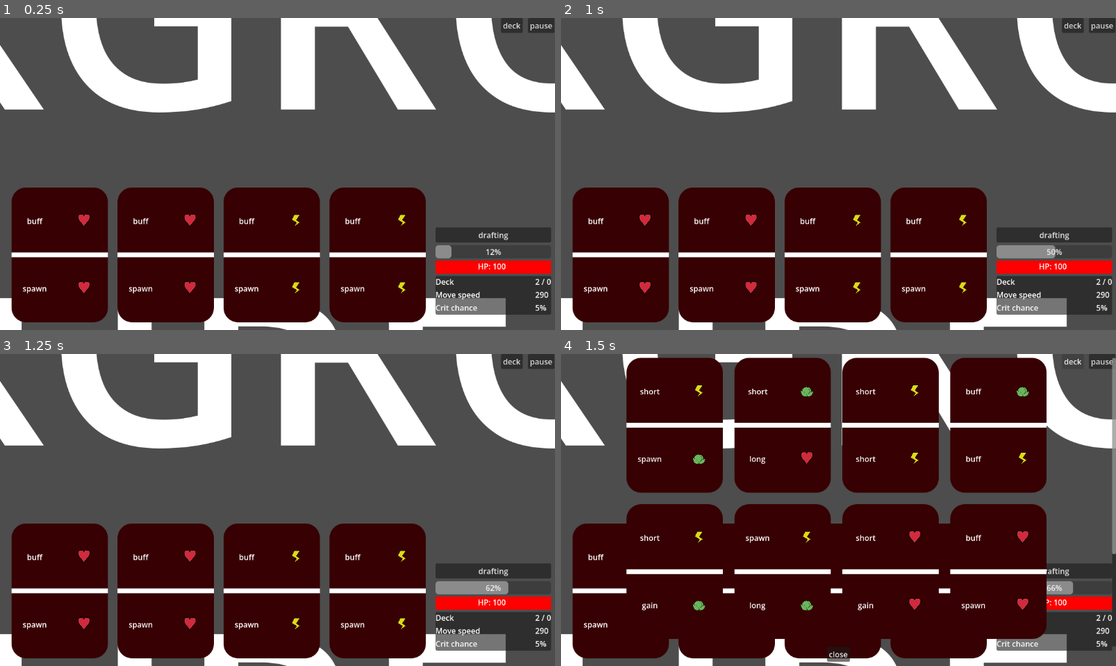
Above: before the commit, frames 1-4 (two rows, left to right).
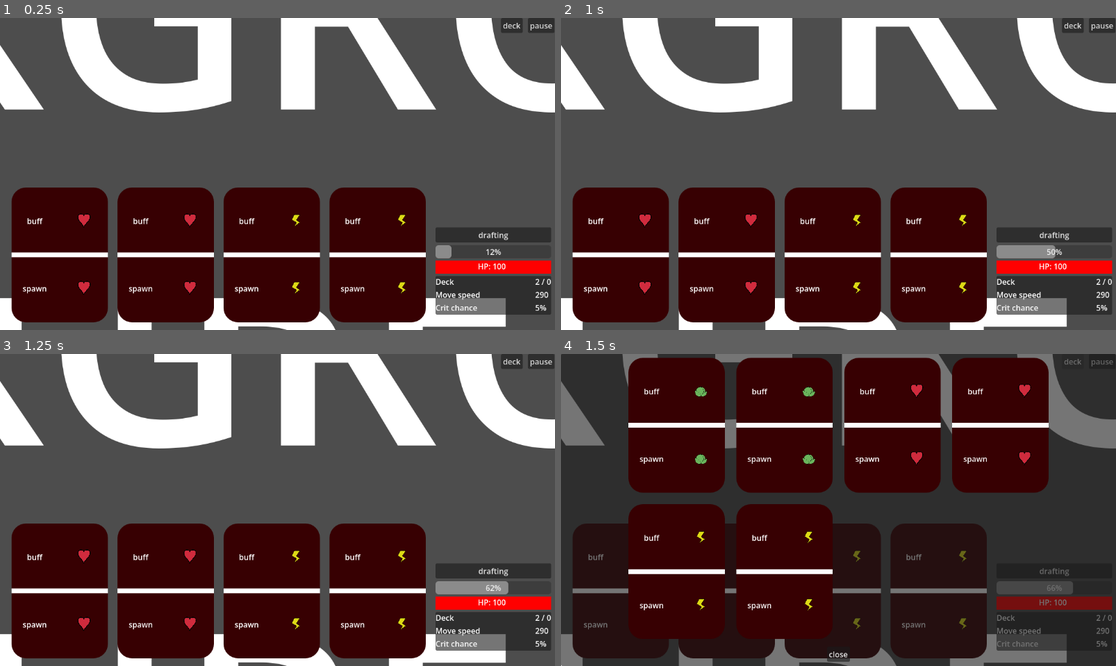
Above: after the commit, the same moments.

Repository: Lobbsterwaffles/Brocci
Game: Godot game, scene res://rootly.tscn
The game is run twice, just before and just after one commit, with the same random seed, the same clock (stepped at 60 frames per second) and the same inputs.
Inputs (mouse positions are in pixels of both pictures, inside the frame that each line leads up to):
- Up to frame 1 (0.25 s): no input
- Up to frame 2 (1 s): click (622, 255) at 0.52 s
- Up to frame 3 (1.25 s): no input
- Up to frame 4 (1.5 s): click "deck" at 1.25 s

Frames 1-3 are identical in both runs. In frame 4, 38% of the frame differs, in the area x 0-100%, y 0-100%.
Error before the commit: Invalid call. Nonexistent function 'populate' in base 'Control (deck_view.gd)'. (res://rootly.gd:204)

Commit message:
draftmore

Diff:
--- a/deck_view.gd
+++ b/deck_view.gd
@@ -1,5 +1,9 @@
 extends Control
 
-func _ready():
-	for i in 10:
-		%grid.add_child(Library.random_card().as_node())
+func populate(cards):
+	for c in cards:
+		%grid.add_child(c.as_node())
+
+func clear():
+	for c in %grid.get_children():
+		c.queue_free()
--- a/deck_view.tscn
+++ b/deck_view.tscn
@@ -11,6 +11,15 @@
 grow_horizontal = 2
 grow_vertical = 2
 script = ExtResource("1_0fxvb")
+
+[node name="Panel" type="Panel" parent="." unique_id=1490020610]
+layout_mode = 1
+anchors_preset = 15
+anchor_right = 1.0
+anchor_bottom = 1.0
+grow_horizontal = 2
+grow_vertical = 2
+metadata/_edit_use_anchors_ = true
 
 [node name="close_btn" type="Button" parent="." unique_id=477018315]
 layout_mode = 0
--- a/drafting.gd
+++ b/drafting.gd
@@ -2,7 +2,8 @@
 
 
 var cards = []
-var selected_card = null
+var card_nodes = []
+var selected_card_index = null
 
 signal card_chosen(card)
 
@@ -40,37 +41,41 @@
 
 func _ready():
 	cards = [
-		Library.random_card().as_node(),
-		Library.random_card().as_node(),
-		Library.random_card().as_node(),
+		Library.random_card(),
+		Library.random_card(),
+		Library.random_card(),
 	]
+	card_nodes = []
+	for c in cards:
+		card_nodes.append(c.as_node())
 
 	%grid.add_child(mkspacer(1))
-	%grid.add_child(testrow(cards[0]))
+	%grid.add_child(testrow(card_nodes[0]))
 	%grid.add_child(mkspacer(2))
-	%grid.add_child(testrow(cards[1]))
+	%grid.add_child(testrow(card_nodes[1]))
 	%grid.add_child(mkspacer(2))
-	%grid.add_child(testrow(cards[2]))
+	%grid.add_child(testrow(card_nodes[2]))
 	%grid.add_child(mkspacer(1))
 
 	$shift_btn.pressed.connect(do_shift)
 	$confirm_btn.pressed.connect(on_confirm)
 
-	for c in cards:
-		c.get_node("btn").pressed.connect(on_click_card.bind(c))
+	for i in card_nodes.size():
+		card_nodes[i].get_node("btn").pressed.connect(on_click_card.bind(i))
 
 
-func on_click_card(c):
-	for e in cards:
+func on_click_card(i):
+	print("O C C ", i)
+	for e in card_nodes:
 		e.get_node("highlight").hide()
-	c.get_node("highlight").show()
-	if c == selected_card:
-		card_chosen.emit(c)
-	selected_card = c
+	card_nodes[i].get_node("highlight").show()
+	if i == selected_card_index:
+		card_chosen.emit(cards[i])
+	selected_card_index = i
 
 func on_confirm():
-	if selected_card:
-		card_chosen.emit(selected_card)
+	if selected_card_index:
+		card_chosen.emit(cards[selected_card_index])
 
 func tween_cubic(n, start, end, defl):
 	var v = end - start
@@ -129,7 +134,7 @@
 	var nodes = []
 	var parent = []
 	for p in paths:
-		var q = cards[p[0]].get_node(p[1])
+		var q = card_nodes[p[0]].get_node(p[1])
 		var n = q.get_child(0)
 		nodes.append(n)
 		parent.append(q)
--- a/rootly.gd
+++ b/rootly.gd
@@ -120,6 +120,7 @@
 func on_card_chosen(c):
 	print("Card chosen ", c)
 	finish_drafting()
+	my_deck.append(c)
 
 func player_poison():
 	print("Poisonge")
@@ -201,9 +202,12 @@
 	get_tree().paused = true
 	get_node("%ui/deck_view").show()
 	get_node("%ui/deck_view").process_mode = ProcessMode.PROCESS_MODE_WHEN_PAUSED
-	get_node("%ui/deck_view").populate()
+	var all_cards = my_deck + my_hand + my_discard
+	print("Cs ", all_cards)
+	get_node("%ui/deck_view").populate(all_cards)
 
 func quit_deckview():
 	get_node("%ui/deck_view").hide()
+	get_node("%ui/deck_view").clear()
 	get_node("%ui/deck_view").process_mode = ProcessMode.PROCESS_MODE_DISABLED
 	get_tree().paused = false
